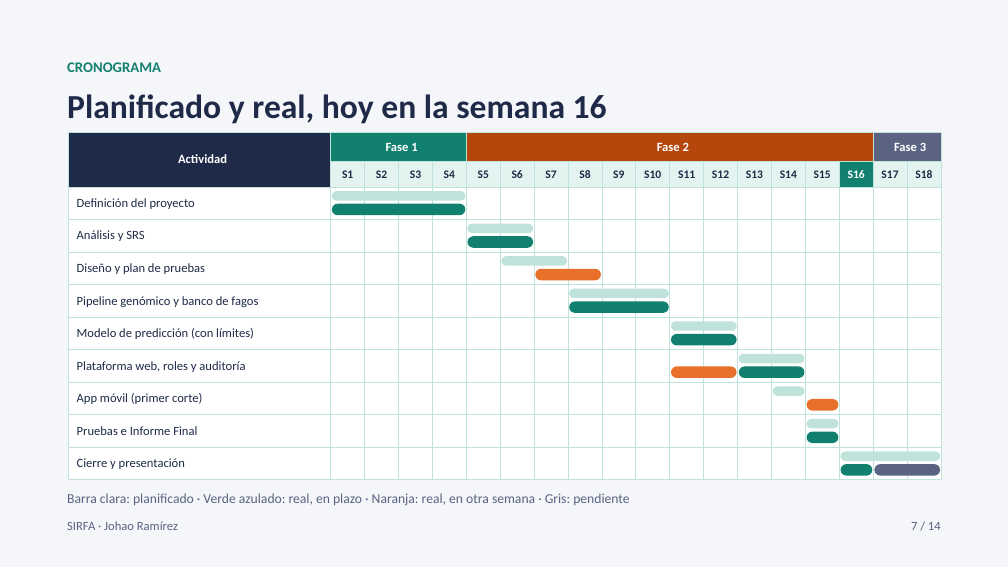
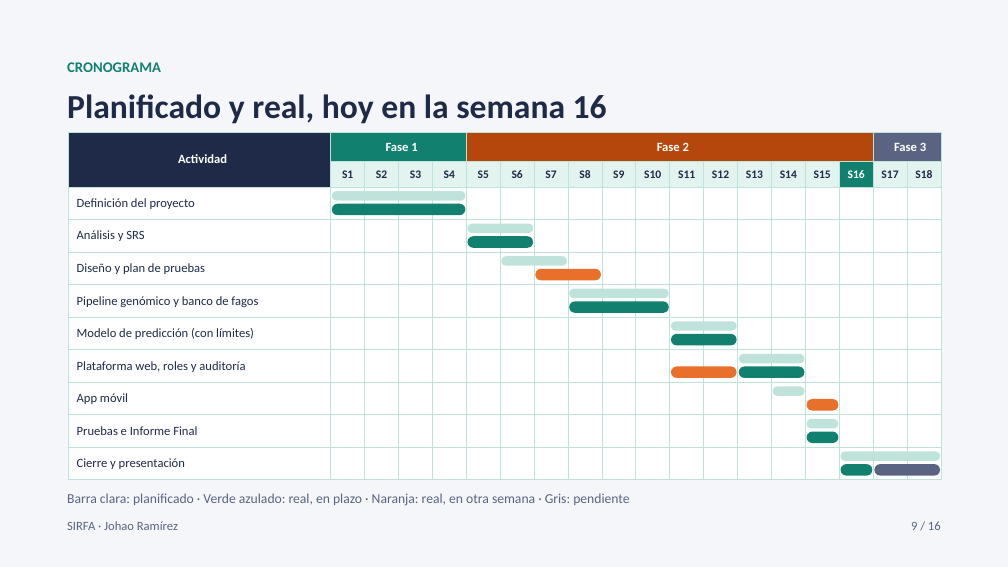
Before and after one commit to johao21/Capstone, a slide deck: slide 9 of Fase 3/3.4_APT122_PresentacionFinal_JohaoRamirez.pptx (slide 7 before the commit). Drawn at 1008x567 pixels with LibreOffice and Linux fonts; fonts in the diff are those of the drawing. Boxes give left, top, right and bottom in pixels: in the first picture for what was removed or moved away, otherwise in the second. Text is boxed around its words. In the diff, an @@ line names an element or a change of style, - is before the commit and + after.

```diff
--- a/Fase 3/3.4_APT122_PresentacionFinal_JohaoRamirez.pptx
+++ b/Fase 3/3.4_APT122_PresentacionFinal_JohaoRamirez.pptx
@@ table at (68,132,943,479) @@
-row 9, column 1: App móvil (primer corte)
+row 9, column 1: App móvil
@@ text at (911,521,941,530): text changed @@
-7 / 14
+9 / 16
```
Also in this commit, not shown: 10 other slides changed, 5 slides added, 2 slides removed, 4 other files.
